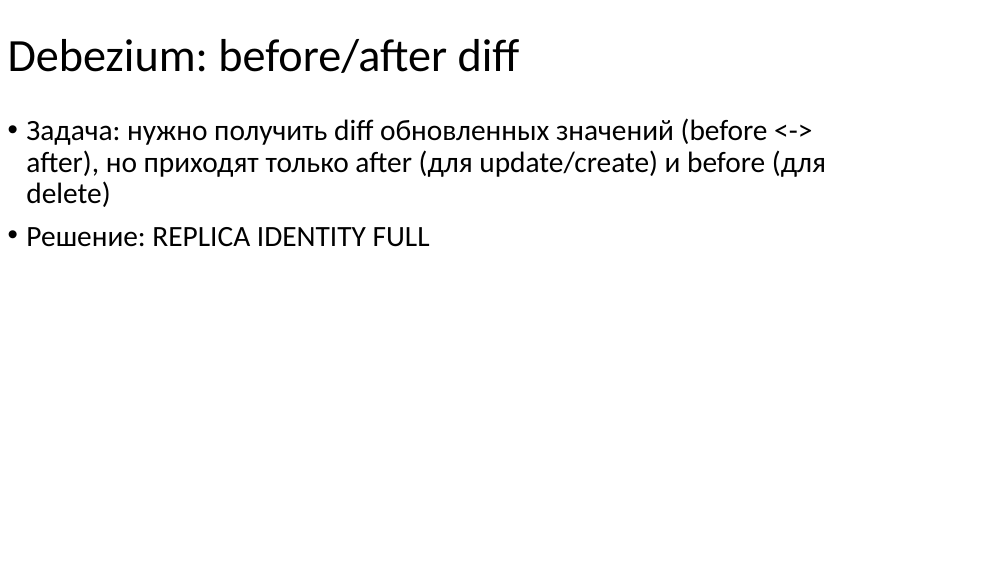
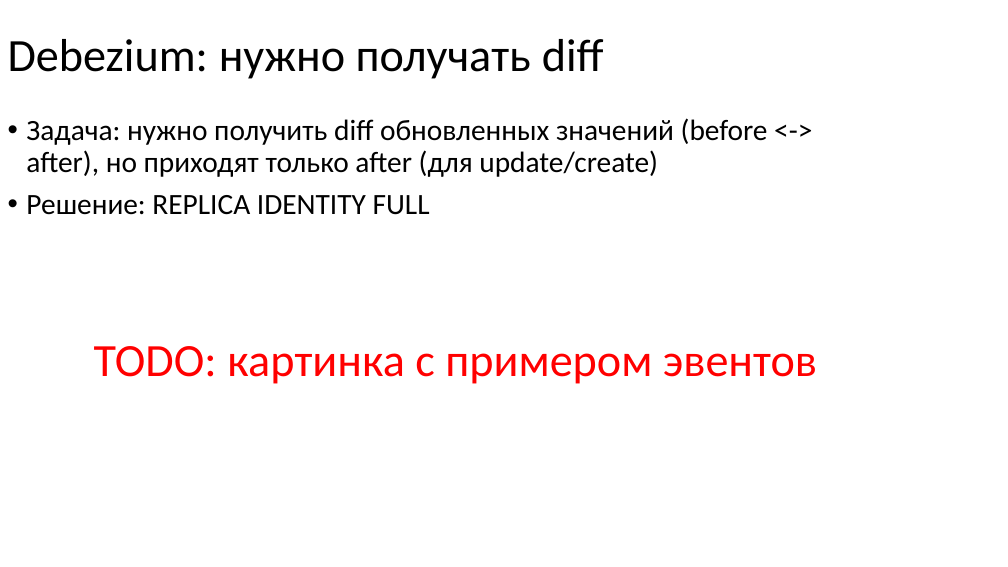
Before and after one commit to nryanov/presentations, a slide deck: slide 57 of smartdata/cdc-via-debezium/debezium-smartdata2025.pptx (slide 61 before the commit). Drawn at 1008x567 pixels with LibreOffice and Linux fonts; fonts in the diff are those of the drawing. Boxes give left, top, right and bottom in pixels: in the first picture for what was removed or moved away, otherwise in the second. Text is boxed around its words. In the diff, an @@ line names an element or a change of style, - is before the commit and + after.

```diff
--- a/smartdata/cdc-via-debezium/debezium-smartdata2025.pptx
+++ b/smartdata/cdc-via-debezium/debezium-smartdata2025.pptx
@@ title at (8,39,604,79): text changed @@
-Debezium: before/after diff
+Debezium: нужно получать diff
@@ text at (26,118,768,177): text changed @@
-• Задача: нужно получить diff обновленных значений (before <-> after), но приходят только after (для update/create) и before (для delete)
+• Задача: нужно получить diff обновленных значений (before <-> after), но приходят только after (для update/create)
@@ text added at (94,346,817,384), 44 pt, text #FF0000 @@
+TODO: картинка с примером эвентов
```
Also in this commit, not shown: 13 other slides changed, 6 slides added, 1 slide removed.
